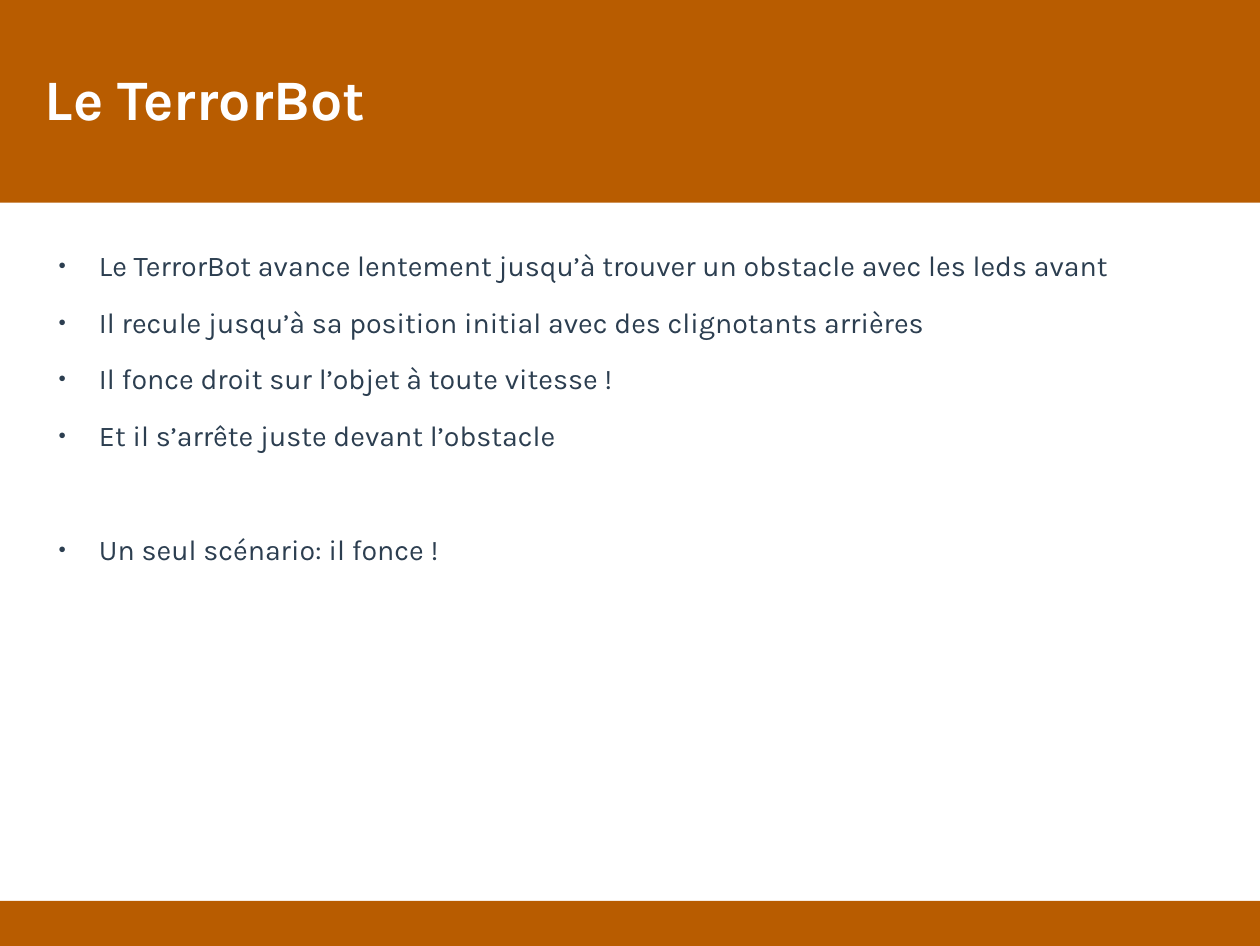
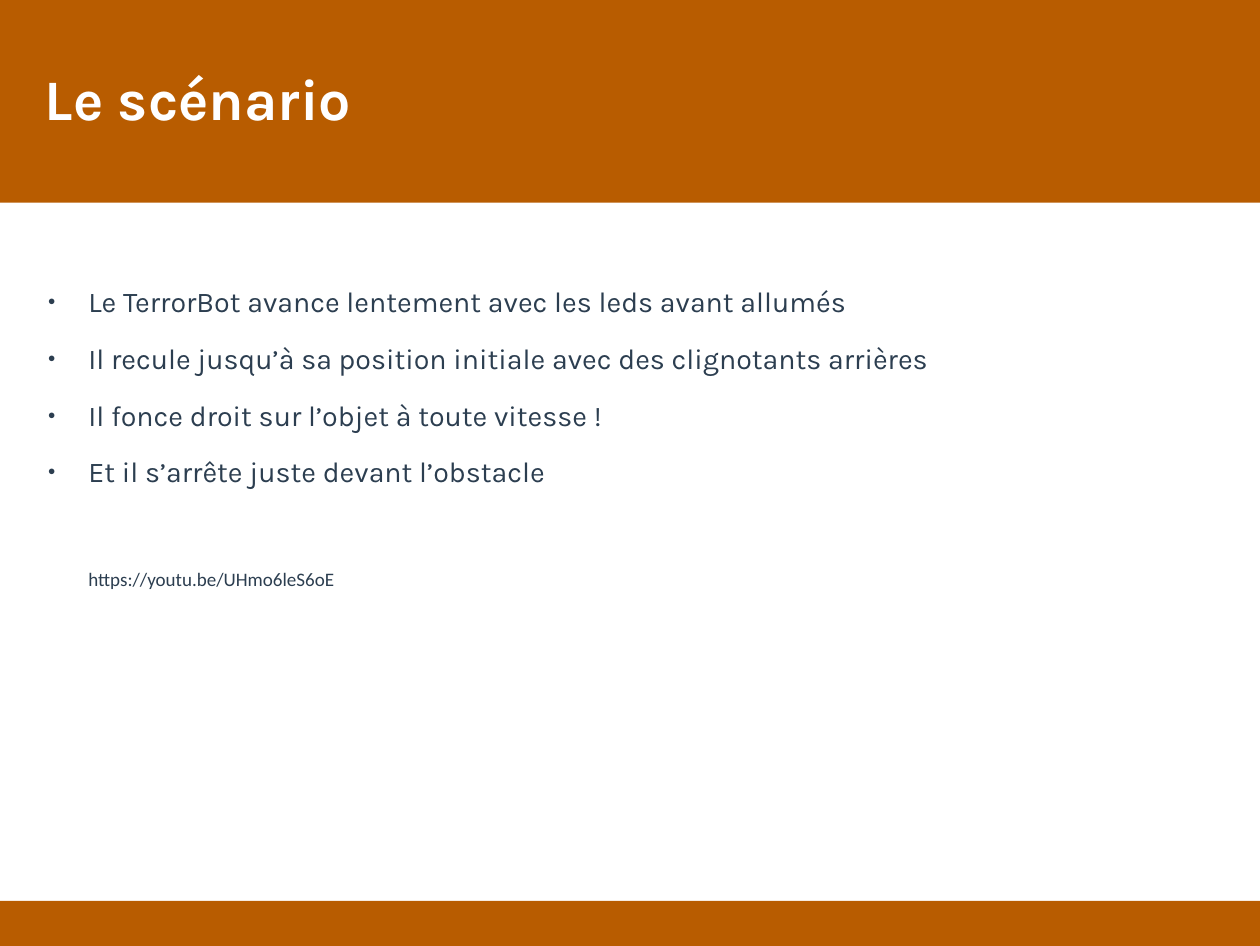
Before and after one commit to Pholith/ARM-Stellaris-TerrorBot, a slide deck: slide 2 of Présentation.odp. Drawn at 1260x946 pixels with LibreOffice and Linux fonts; fonts in the diff are those of the drawing. Boxes give left, top, right and bottom in pixels: in the first picture for what was removed or moved away, otherwise in the second. Text is boxed around its words. In the diff, an @@ line names an element or a change of style, - is before the commit and + after.

Commit message:
Presentation

```diff
--- a/Présentation.odp
+++ b/Présentation.odp
@@ title at <box>45,75,351,121</box>: text changed @@
-Le TerrorBot
+Le scénario
@@ text "Le TerrorBot avance lentement avec ...": place and size @@
-text "Le TerrorBot avance lentement avec ..." at <box>99,254,1108,561</box>
+text "Le TerrorBot avance lentement avec ..." at <box>88,290,928,589</box>
@@ text at <box>88,290,928,376</box>: text changed @@
-● Le TerrorBot avance lentement jusqu’à trouver un obstacle avec les leds avant
-● Il recule jusqu’à sa position initial avec des clignotants arrières
+● Le TerrorBot avance lentement avec les leds avant allumés
+● Il recule jusqu’à sa position initiale avec des clignotants arrières
@@ text at <box>88,572,334,589</box>: text changed; size 18 to 12 pt; font Karla to Calibri @@
-● Un seul scénario: il fonce !
+https://youtu.be/UHmo6leS6oE
```
Also in this commit, not shown: 2 other slides changed, 8 slides added, 1 slide removed, 3 other files.
